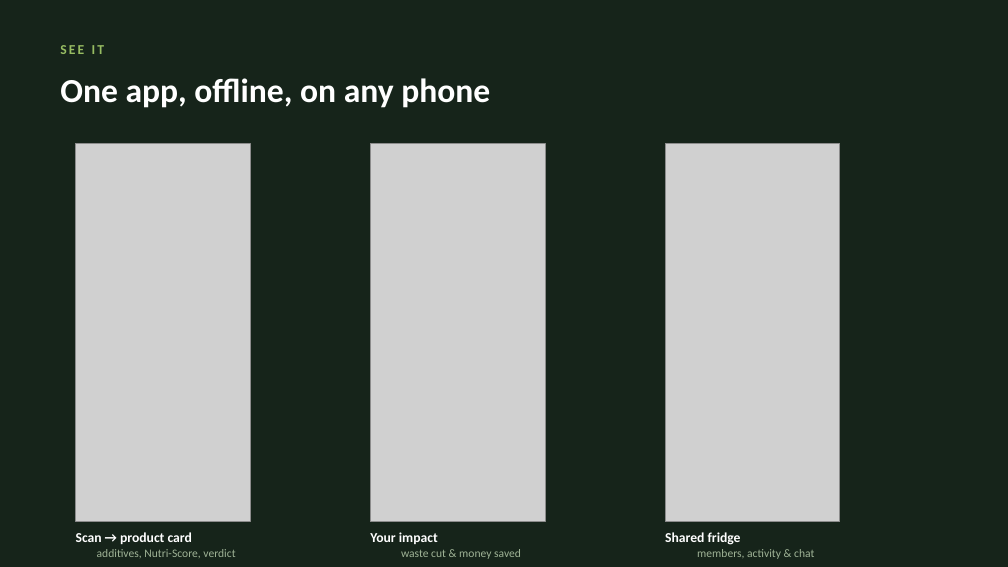
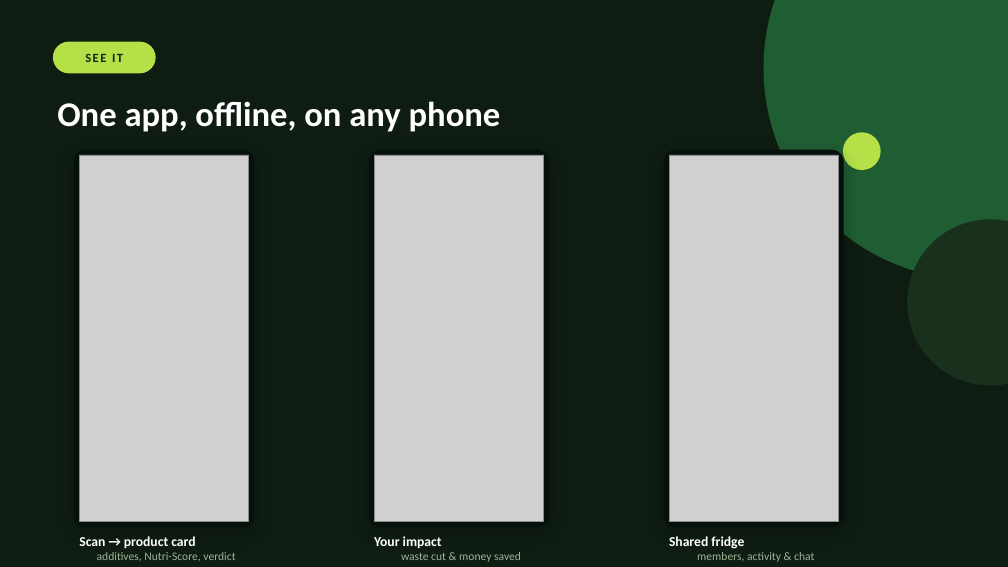
Before and after one commit to Gugster777/kulpio, a slide deck: slide 6 of docs/Kulpio_Presentation.pptx (slide 4 before the commit). Drawn at 1008x567 pixels with LibreOffice and Linux fonts; fonts in the diff are those of the drawing; grey boxes stand for pictures. Boxes give left, top, right and bottom in pixels: in the first picture for what was removed or moved away, otherwise in the second. Text is boxed around its words. In the diff, an @@ line names an element or a change of style, - is before the commit and + after.

```diff
--- a/docs/Kulpio_Presentation.pptx
+++ b/docs/Kulpio_Presentation.pptx
@@ background #16241A to #0E1C12 @@
@@ ellipse added at (764,0,1008,280), fill #1F5D33 @@
@@ text "SEE IT" at (85,53,123,62): size 13 to 12 pt, text colour #97BC62 to #16241A, letter spacing 2 to 1.4 pt; alignment left to centre @@
@@ rounded rectangle added at (53,42,156,73), fill #B5E048 @@
@@ text "One app, offline, on any ...": place and size @@
-text "One app, offline, on any ..." at (60,78,490,108)
+text "One app, offline, on any ..." at (57,101,501,132)
@@ text "One app, offline, on any ..." at (57,101,501,132): size 32 to 33 pt @@
@@ ellipse added at (843,132,881,170), fill #B5E048 @@
@@ rounded rectangle: place and size @@
-rounded rectangle at (71,139,255,526)
+rounded rectangle at (74,150,254,527)
@@ picture: place and size @@
-picture at (76,144,250,522)
+picture at (79,155,249,522)
@@ rounded rectangle: place and size @@
-rounded rectangle at (366,139,550,526)
+rounded rectangle at (369,150,549,527)
@@ picture: place and size @@
-picture at (371,144,545,522)
+picture at (374,155,544,522)
@@ fill #16241A to #05100A; shadow changed; proportions changed in 3 elements at (74,150,254,527), (369,150,549,527), (664,150,844,527) @@
@@ rounded rectangle: place and size @@
-rounded rectangle at (661,139,845,526)
+rounded rectangle at (664,150,844,527)
@@ picture: place and size @@
-picture at (665,144,840,522)
+picture at (669,155,839,522)
@@ ellipse added at (907,219,1008,386), fill #18301C @@
@@ text "Scan → product card additives, ...": place and size @@
-text "Scan → product card additives, ..." at (76,532,235,558)
+text "Scan → product card additives, ..." at (79,536,235,561)
@@ text "Your impact waste cut & ..." rewrapped from (370,532,521,559) to (374,536,521,562) @@
@@ text "Shared fridge members, activity & ..." rewrapped from (665,532,814,559) to (669,536,814,562) @@
```
Also in this commit, not shown: 9 other slides changed, 5 slides added, 1 slide removed, 2 other files.
